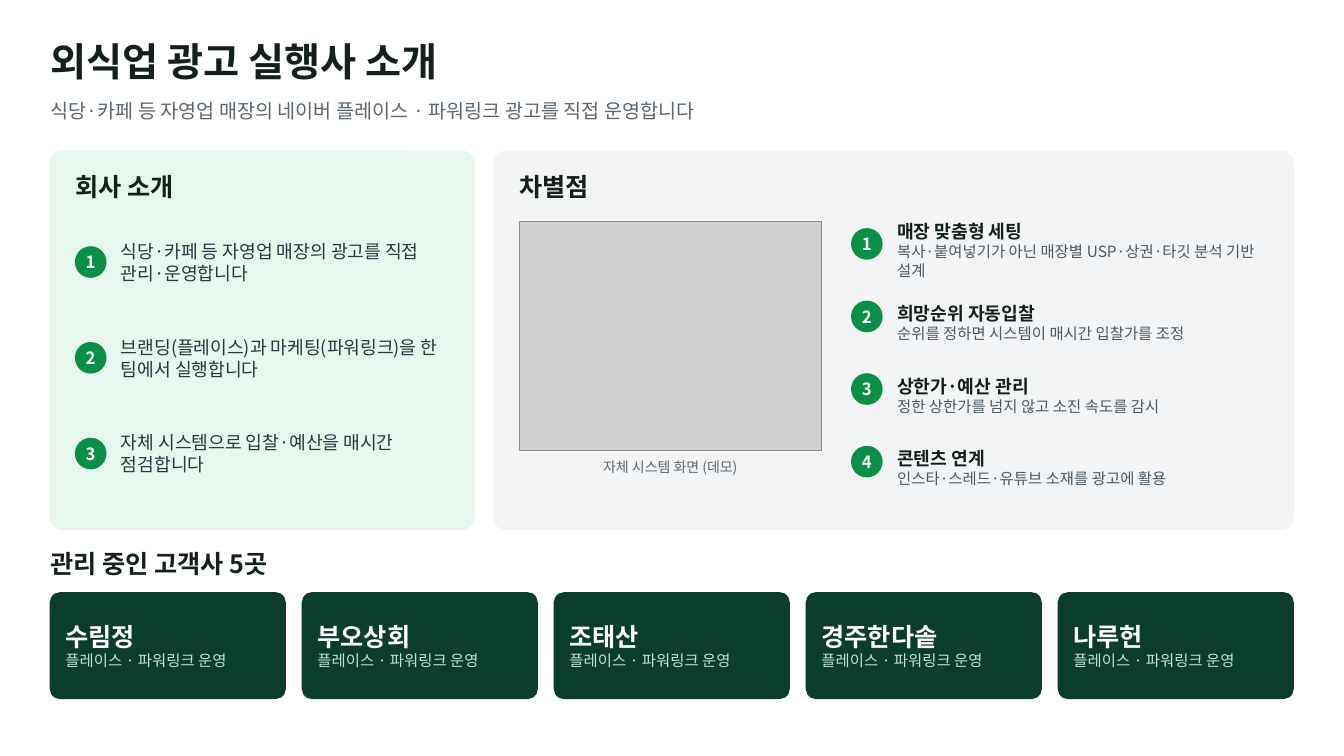
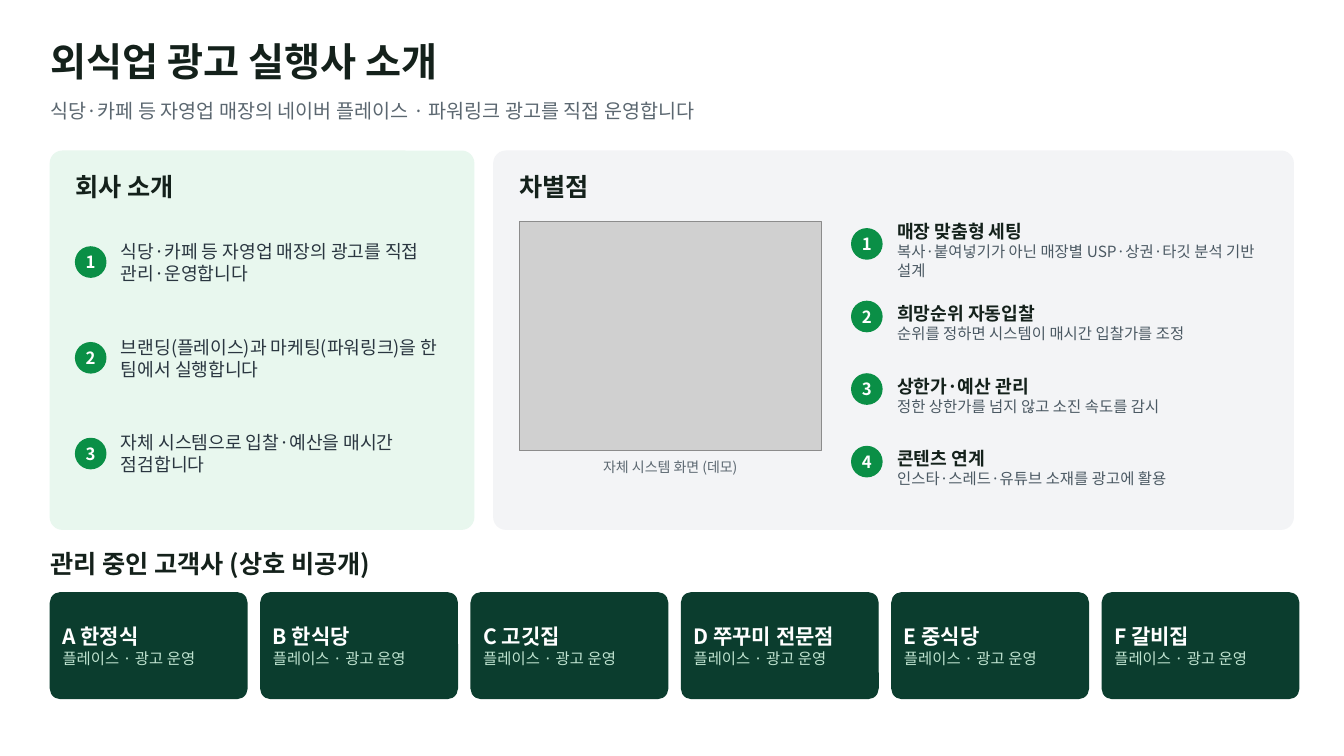
Before and after one commit to alfk0615/placeon, a slide deck: slide 1 of out/company_reference_proposal.pptx. Drawn at 1344x756 pixels with LibreOffice and Linux fonts; fonts in the diff are those of the drawing; grey boxes stand for pictures. Boxes give left, top, right and bottom in pixels: in the first picture for what was removed or moved away, otherwise in the second. Text is boxed around its words. In the diff, an @@ line names an element or a change of style, - is before the commit and + after.

```diff
--- a/out/company_reference_proposal.pptx
+++ b/out/company_reference_proposal.pptx
@@ text at (50, 552, 370, 578): text changed @@
-관리 중인 고객사 5곳
+관리 중인 고객사 (상호 비공개)
@@ rounded rectangle: place and size @@
-rounded rectangle at (50, 593, 285, 699)
+rounded rectangle at (50, 593, 247, 699)
@@ rounded rectangle: place and size @@
-rounded rectangle at (302, 593, 537, 699)
+rounded rectangle at (261, 593, 458, 699)
@@ rounded rectangle: place and size @@
-rounded rectangle at (555, 593, 789, 699)
+rounded rectangle at (471, 593, 667, 699)
@@ rounded rectangle: place and size @@
-rounded rectangle at (807, 593, 1042, 699)
+rounded rectangle at (682, 593, 878, 699)
@@ rounded rectangle: place and size @@
-rounded rectangle at (1059, 593, 1294, 699)
+rounded rectangle at (892, 593, 1089, 699)
@@ rounded rectangle added at (1103, 593, 1300, 699), fill #0B3D2E, outline #0B3D2E 1 pt @@
@@ text at (63, 626, 195, 665): text changed @@
-수림정
-플레이스 · 파워링크 운영
+A 한정식
+플레이스 · 광고 운영
@@ text at (273, 626, 405, 665): text changed @@
-부오상회
-플레이스 · 파워링크 운영
+B 한식당
+플레이스 · 광고 운영
@@ text at (483, 626, 616, 665): text changed @@
-조태산
-플레이스 · 파워링크 운영
+C 고깃집
+플레이스 · 광고 운영
@@ text at (694, 626, 834, 665): text changed @@
-경주한다솥
-플레이스 · 파워링크 운영
+D 쭈꾸미 전문점
+플레이스 · 광고 운영
@@ text at (904, 626, 1036, 665): text changed @@
-나루헌
-플레이스 · 파워링크 운영
+E 중식당
+플레이스 · 광고 운영
@@ text added at (1114, 626, 1247, 665), 11 pt, text #BFE3D0 @@
+F 갈비집
+플레이스 · 광고 운영
```
Also in this commit, not shown: 14 other slides changed.
